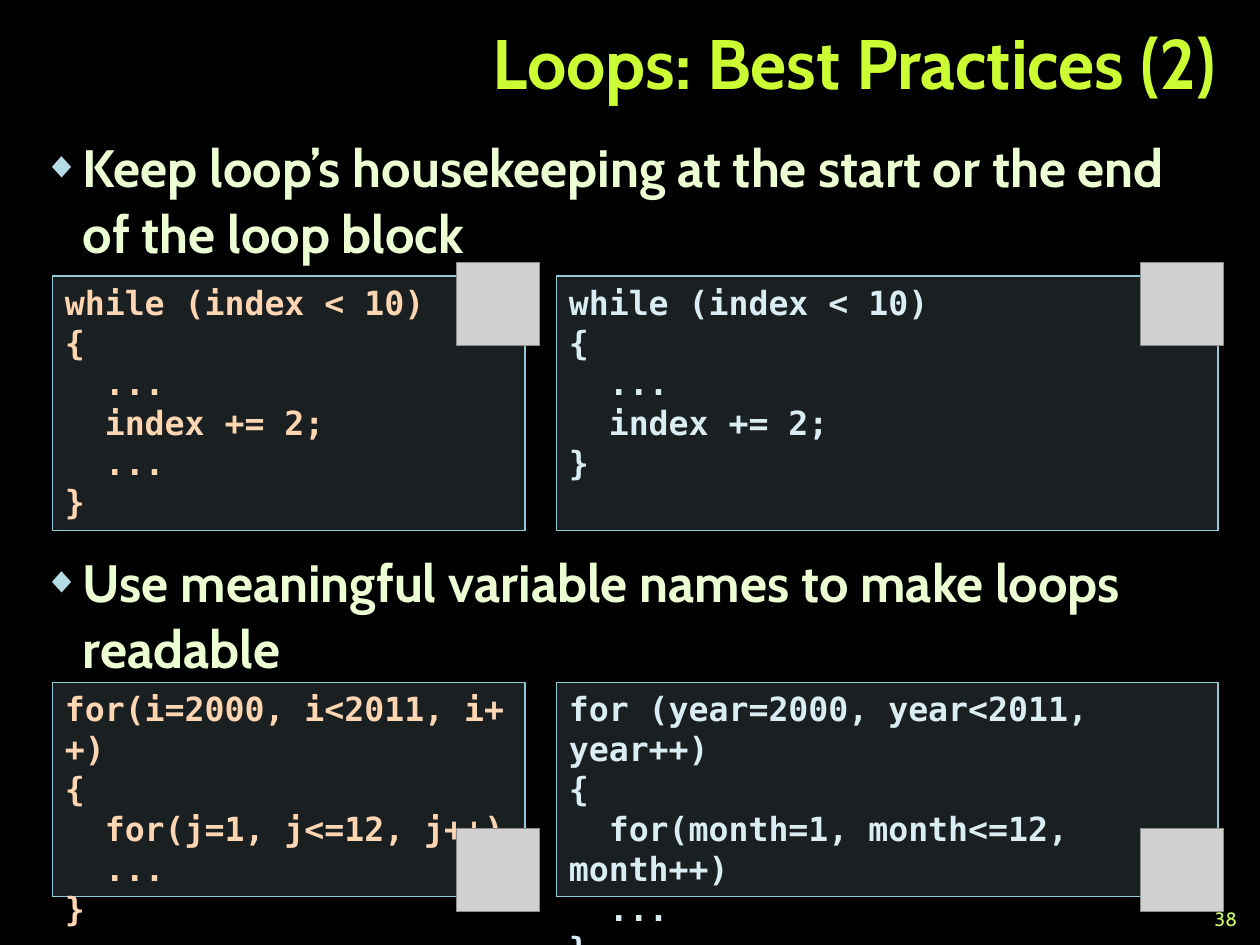
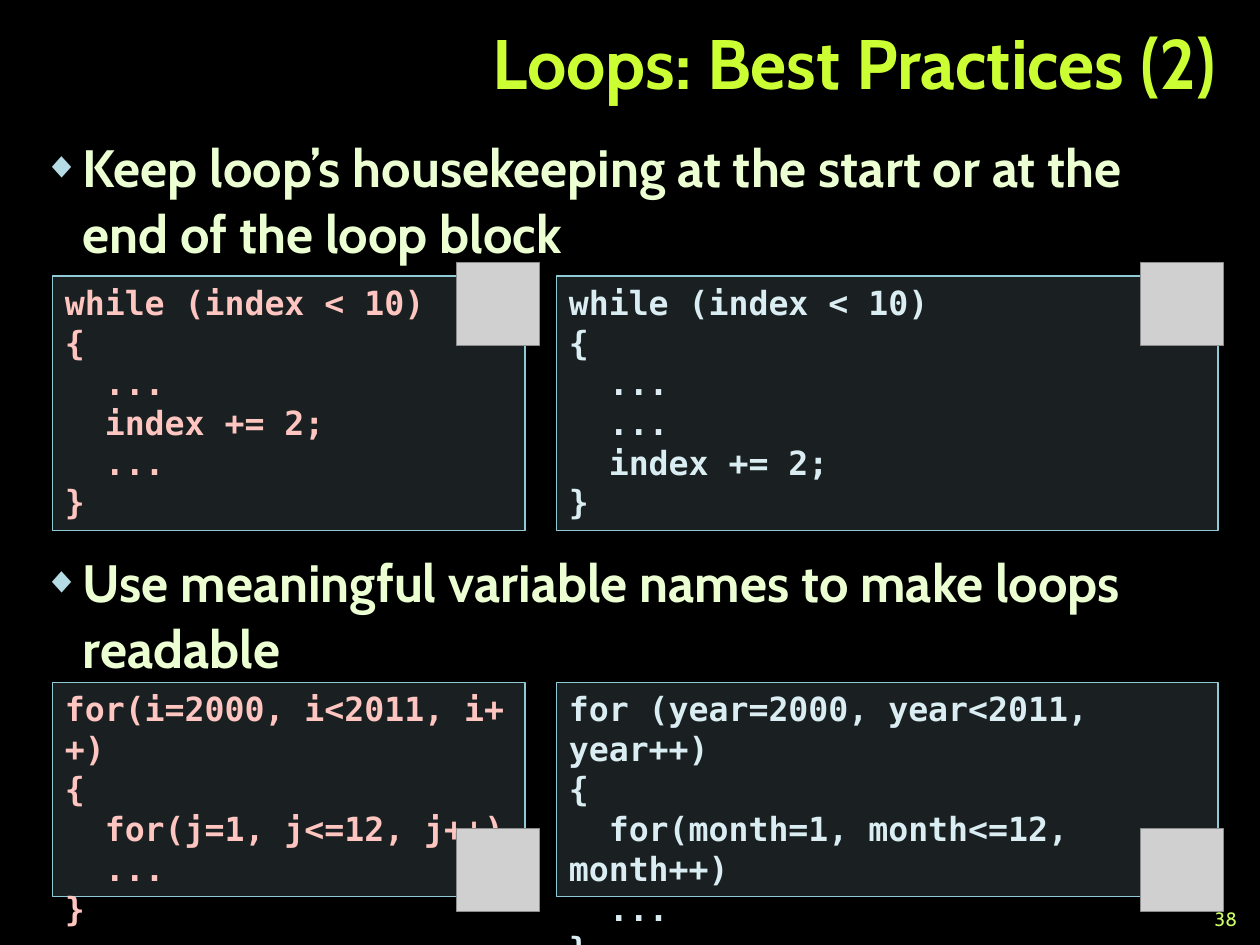
Before and after one commit to NikolayGenov/TelerikAcademy, a slide deck: slide 38 of KPK/Lectures/6. Using Control Structures, Conditional Statements and Loops.pptx. Drawn at 1260x945 pixels with LibreOffice and Linux fonts; fonts in the diff are those of the drawing; grey boxes stand for pictures; background and template pictures are left out. Boxes give left, top, right and bottom in pixels: in the first picture for what was removed or moved away, otherwise in the second. Text is boxed around its words. In the diff, an @@ line names an element or a change of style, - is before the commit and + after.

Commit message:
KPK Using conditionalStatementsLoops etc.

```diff
--- a/KPK/Lectures/6. Using Control Structures, Conditional Statements and Loops.pptx
+++ b/KPK/Lectures/6. Using Control Structures, Conditional Statements and Loops.pptx
@@ text at (83, 147, 1122, 265): text changed @@
-◆ Keep loop’s housekeeping at the start or the end of the loop block
+◆ Keep loop’s housekeeping at the start or at the end of the loop block
@@ rectangle "while (index < 10)" at (53, 276, 525, 530): text colour #FFD5B2 to #FFC5C0 @@
@@ text in rectangle at (557, 276, 1218, 530): paragraph added @@
+...
@@ rectangle "for(i=2000, i<2011, i++)" at (53, 683, 525, 897): text colour #FFD5B2 to #FFC5C0 @@
```
Also in this commit, not shown: 45 other slides changed, 17 other files.
